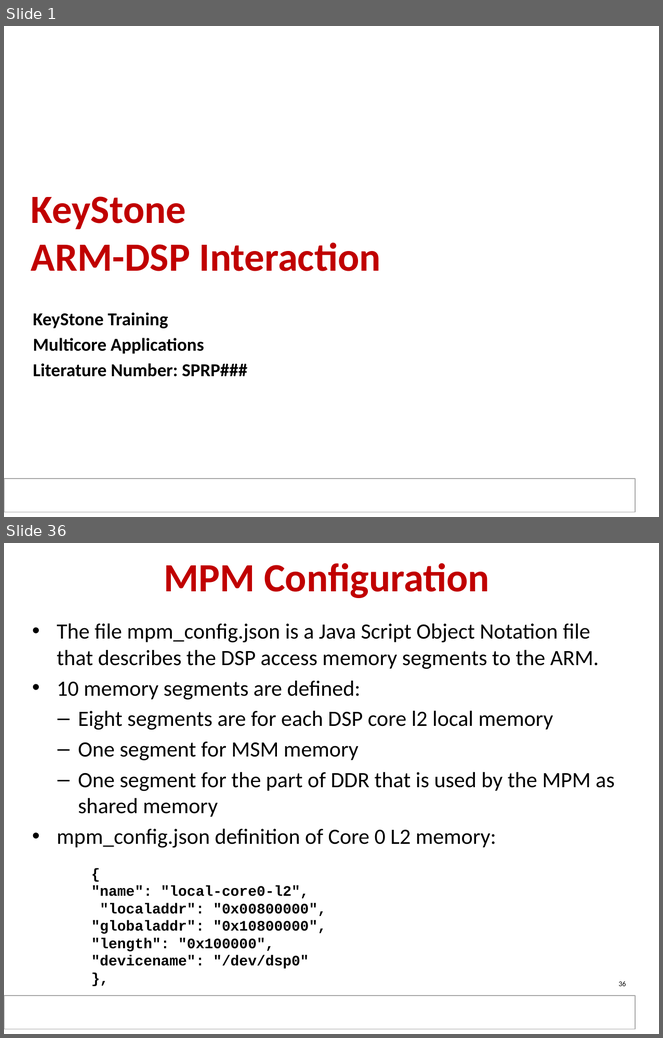
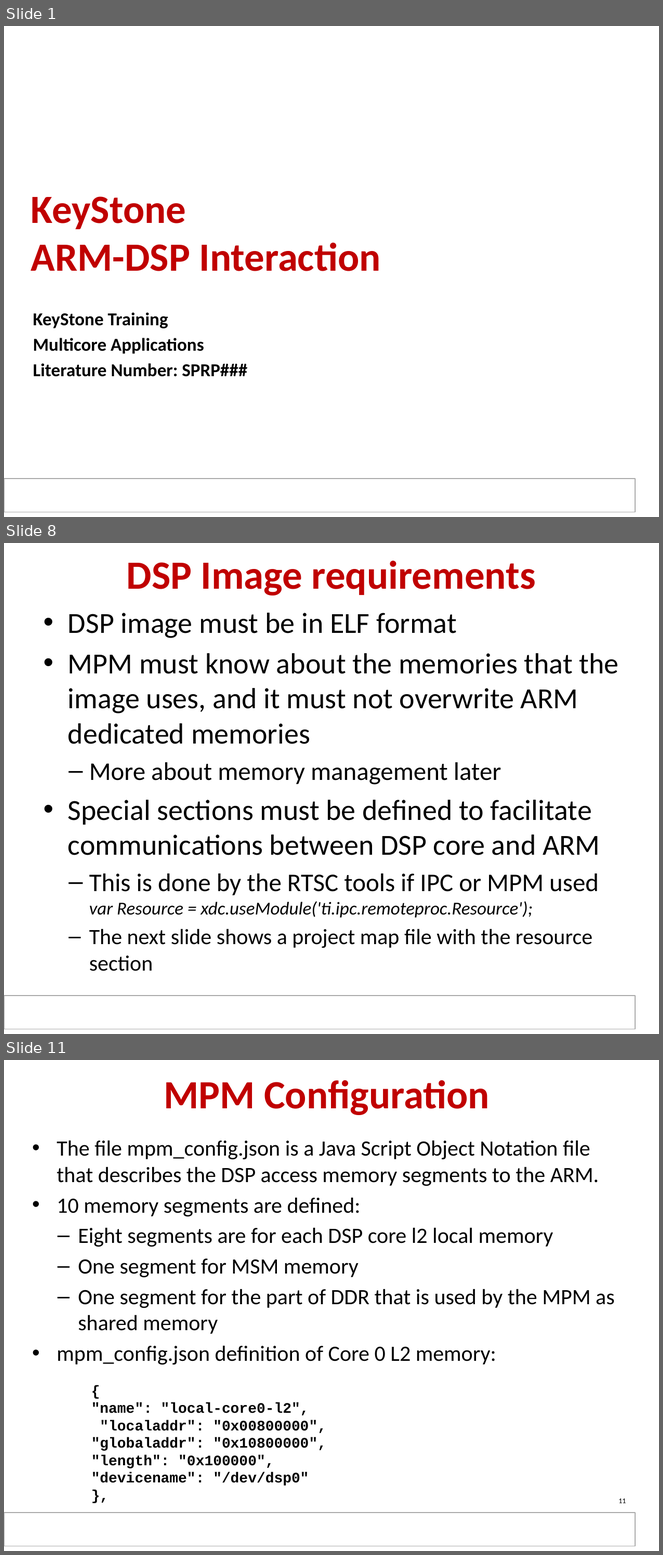
Before and after one commit to hari1989/keystone-workshop, a slide deck: slides/KeyStone ARM DSP.pptx. Shown one above the other, each under a label of ours: slides 1 and 36 before the commit, slides 1, 8 and 11 after it; the slides between them are not shown. The pictures are 663x1038 and 663x1555 pixels, drawn with LibreOffice and Linux fonts; fonts in the diff are those of the drawing; background and template pictures are left out. Boxes give left, top, right and bottom in pixels: in the first picture for what was removed or moved away, otherwise in the second. Text is boxed around its words. In the diff, an @@ line names an element or a change of style, - is before the commit and + after.

```diff
--- a/slides/KeyStone ARM DSP.pptx
+++ b/slides/KeyStone ARM DSP.pptx
@@ slide 8 added at (4, 543, 659, 1034), background #FFFFFF; not listed: 1 template element that a slide beside it also shows @@
@@ title added at (127, 561, 536, 596), 44 pt, text #C00000, bold @@
+DSP Image requirements
@@ text added at (68, 613, 619, 971), 32 pt, text #000000 @@
+• DSP image must be in ELF format
+• MPM must know about the memories that the image uses, and it must not overwrite ARM dedicated memories
+  – More about memory management later
+• Special sections must be defined to facilitate communications between DSP core and ARM
+  – This is done by the RTSC tools if IPC or MPM used var Resource = xdc.useModule('ti.ipc.remoteproc.Resource');
+  – The next slide shows a project map file with the resource section
@@ what was slide 36 is now slide 11 @@
@@ page number at (619, 1499, 626, 1504): text changed @@
-36
+11
```
Also in this commit, not shown: 2 slides changed, 8 other slides added.
